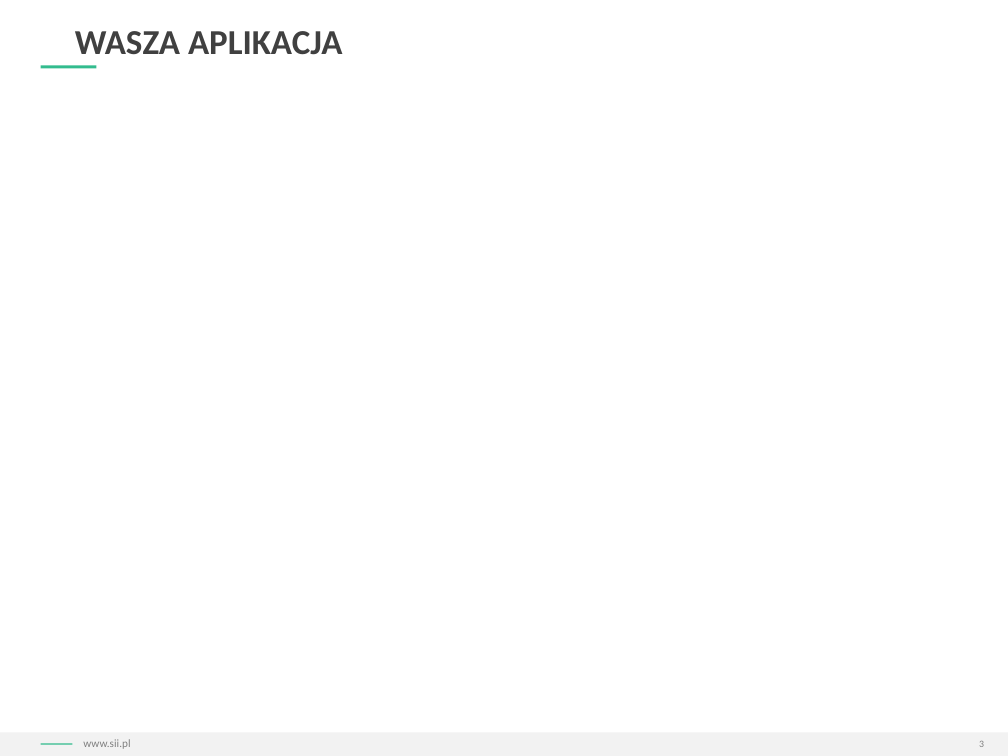
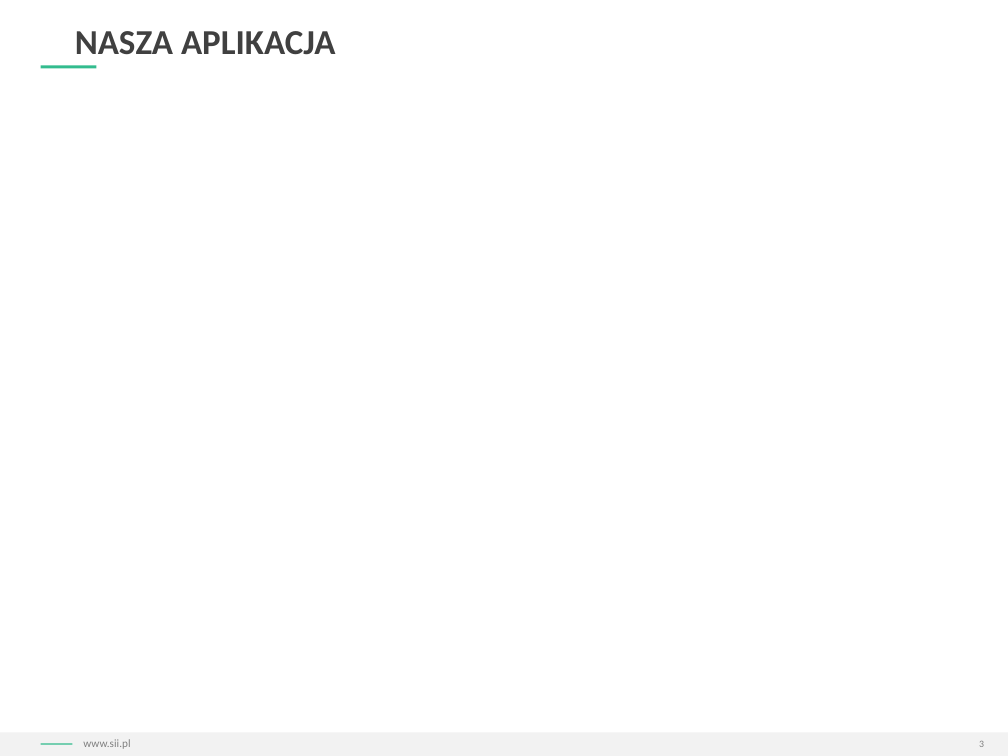
Before and after one commit to Qbicz/iot-home-security-hackathon, a slide deck: slide 3 of PPT_dla_uczestników_LC16.pptx. Drawn at 1008x756 pixels with LibreOffice and Linux fonts; fonts in the diff are those of the drawing; background and template pictures are left out. Boxes give left, top, right and bottom in pixels: in the first picture for what was removed or moved away, otherwise in the second. Text is boxed around its words. In the diff, an @@ line names an element or a change of style, - is before the commit and + after.

```diff
--- a/PPT_dla_uczestników_LC16.pptx
+++ b/PPT_dla_uczestników_LC16.pptx
@@ text at (75,31,335,55): text changed @@
-WASZA APLIKACJA
+NASZA APLIKACJA
```
Also in this commit, not shown: 3 other slides changed, 2 slides added, 3 slides removed, 2 other files.
